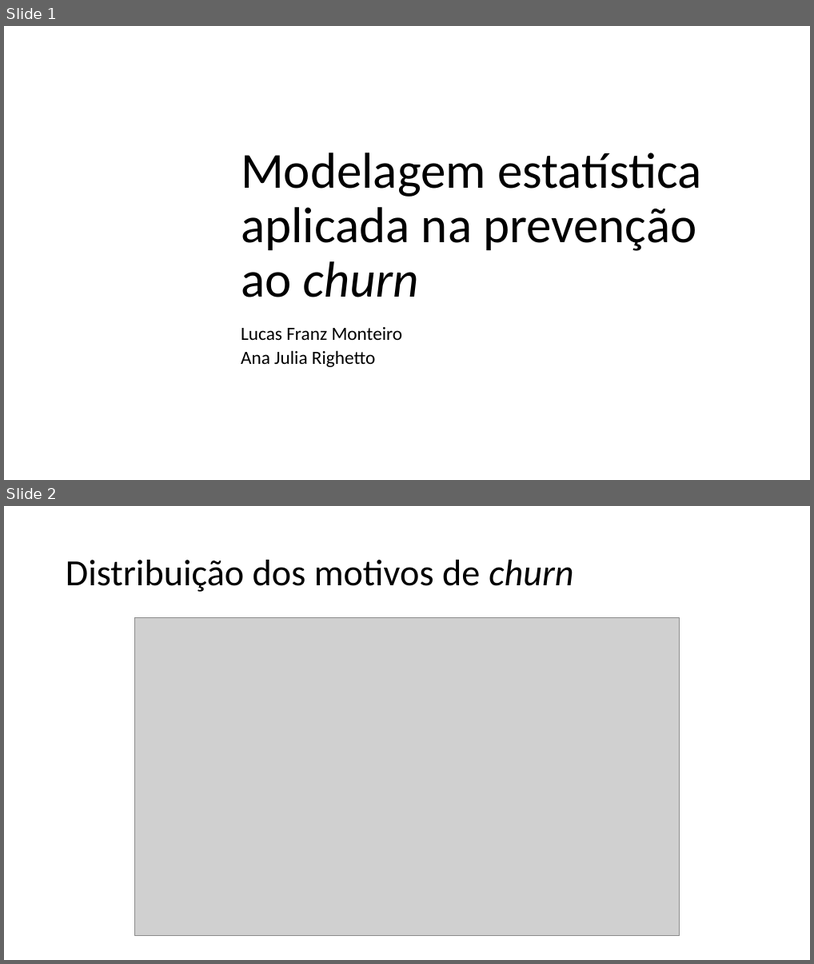
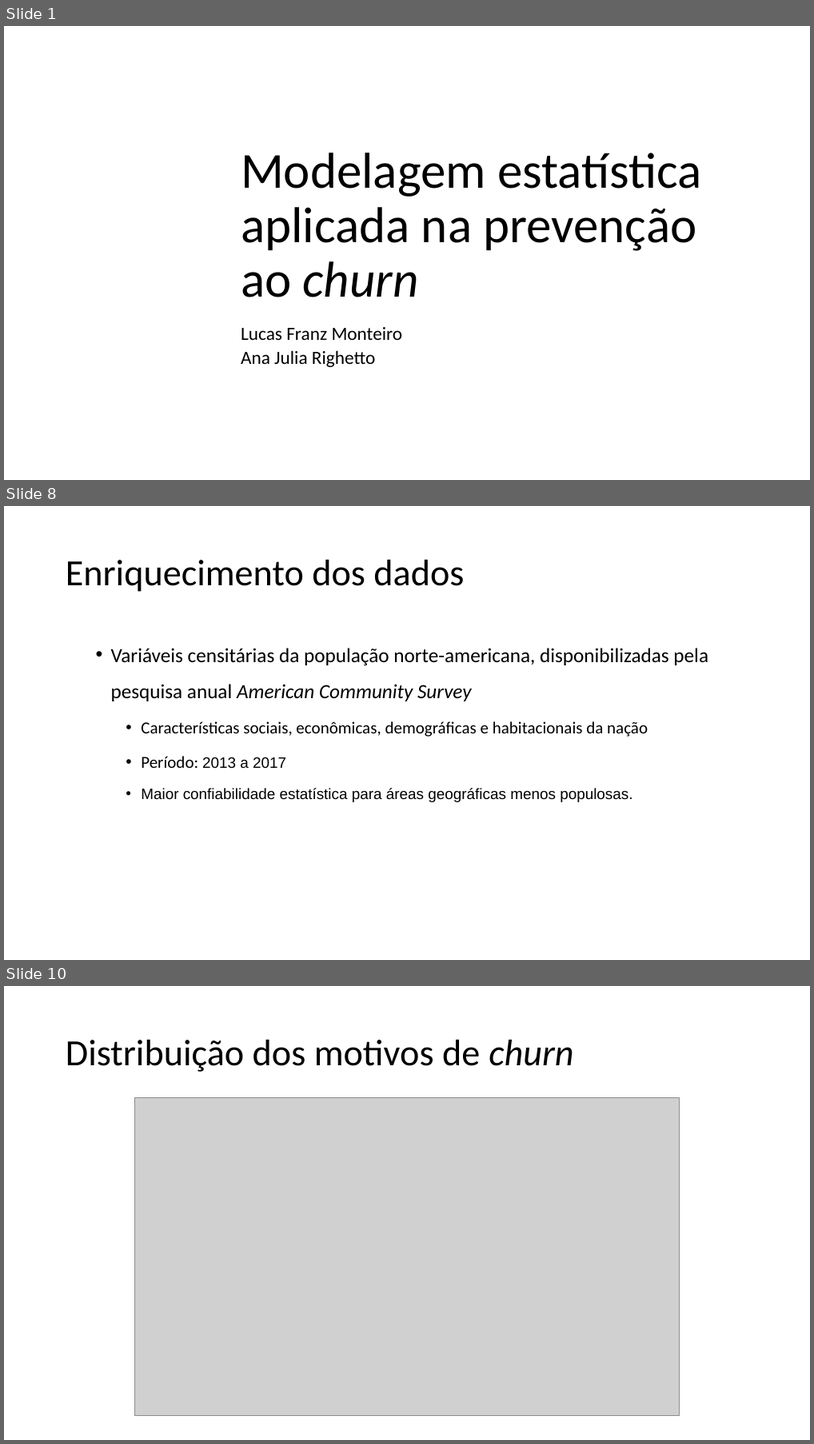
Before and after one commit to franzmonteiro/new_telco_churn, a slide deck: apresentacao.pptx. Shown one above the other, each under a label of ours: slides 1 and 2 before the commit, slides 1, 8 and 10 after it; the slides between them are not shown. The pictures are 814x964 and 814x1444 pixels, drawn with LibreOffice and Linux fonts; fonts in the diff are those of the drawing; grey boxes stand for pictures; background and template pictures are left out. Boxes give left, top, right and bottom in pixels: in the first picture for what was removed or moved away, otherwise in the second. Text is boxed around its words. In the diff, an @@ line names an element or a change of style, - is before the commit and + after.

```diff
--- a/apresentacao.pptx
+++ b/apresentacao.pptx
@@ slide 8 added at (4, 506, 810, 960), background picture (left out) @@
@@ title added at (66, 560, 464, 592), 44 pt, text #000000 @@
+Enriquecimento dos dados
@@ text added at (111, 648, 709, 802), 24 pt, text #000000 @@
+  • Variáveis censitárias da população norte-americana, disponibilizadas pela pesquisa anual American Community Survey
+    • Características sociais, econômicas, demográficas e habitacionais da nação
+    • Período: 2013 a 2017
+    • Maior confiabilidade estatística para áreas geográficas menos populosas.
@@ what was slide 2 is now slide 10 @@
```
Also in this commit, not shown: 9 slides changed, 10 other slides added, 8 slides removed.
